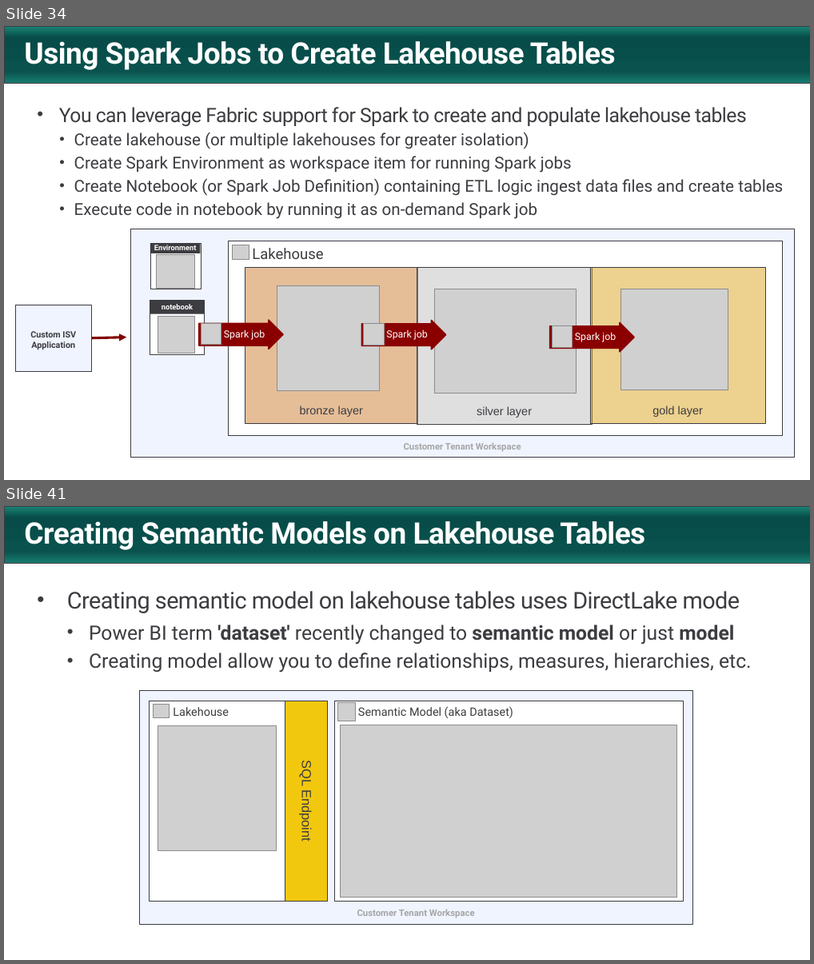
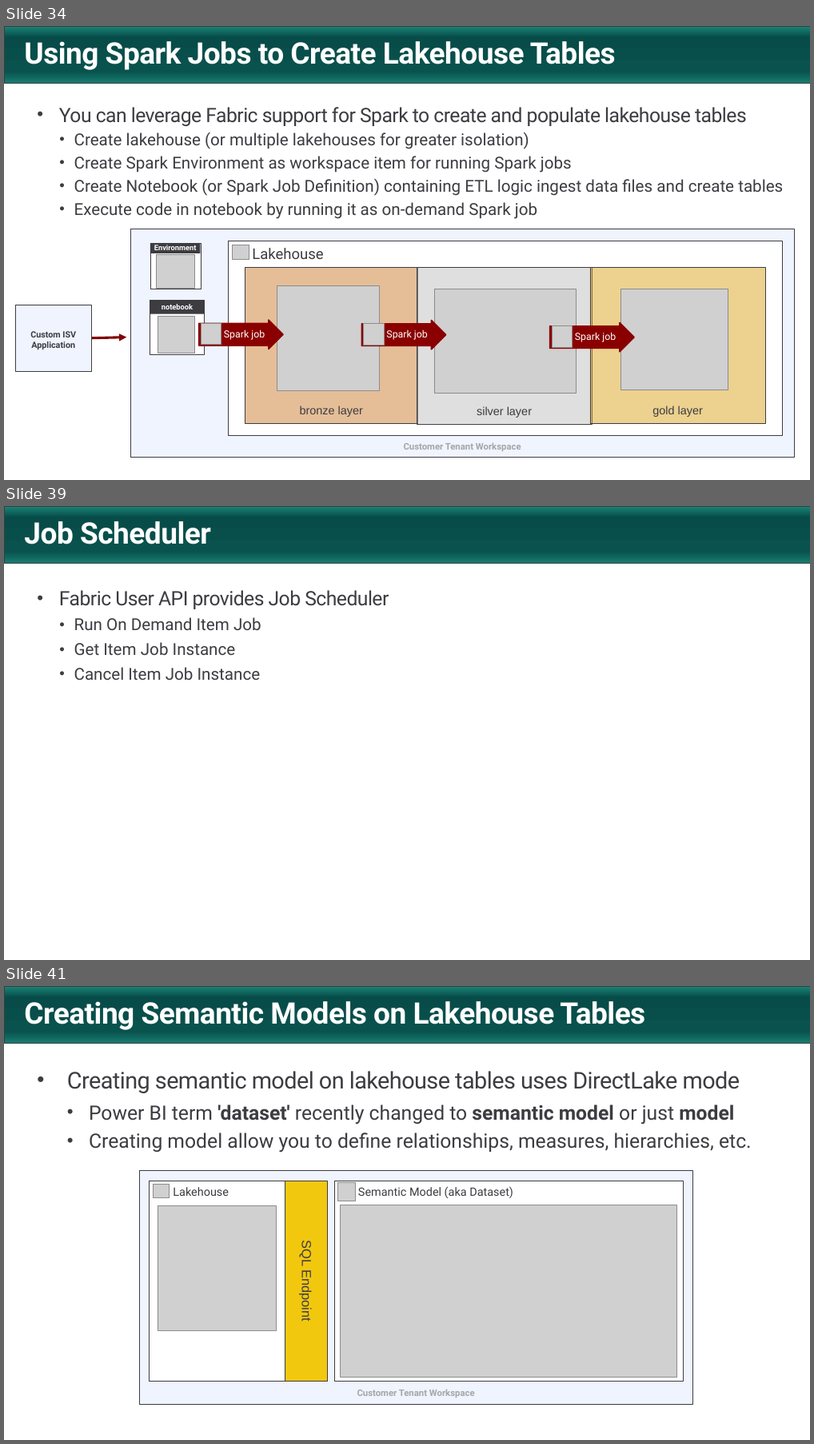
Before and after one commit to PowerBiDevCamp/FabricUserApiDemo, a slide deck: Getting Started.pptx. Shown one above the other, each under a label of ours: slides 34 and 41 before the commit, slides 34, 39 and 41 after it; the slides between them are not shown. The pictures are 814x964 and 814x1444 pixels, drawn with LibreOffice and Linux fonts; fonts in the diff are those of the drawing; grey boxes stand for pictures; background and template pictures are left out. Boxes give left, top, right and bottom in pixels: in the first picture for what was removed or moved away, otherwise in the second. Text is boxed around its words. In the diff, an @@ line names an element or a change of style, - is before the commit and + after.

```diff
--- a/Getting Started.pptx
+++ b/Getting Started.pptx
@@ slide 39 added at <box>4,506,810,960</box>, background #FFFFFF; not listed: 1 template element that a slide beside it also shows @@
@@ title added at <box>24,521,211,544</box>, 36 pt, text #FFFFFF, bold @@
+Job Scheduler
@@ text added at <box>59,590,389,680</box>, 20 pt, text #3C3C41 @@
+• Fabric User API provides Job Scheduler
+  • Run On Demand Item Job
+  • Get Item Job Instance
+  • Cancel Item Job Instance
```
Also in this commit, not shown: 13 slides changed.
